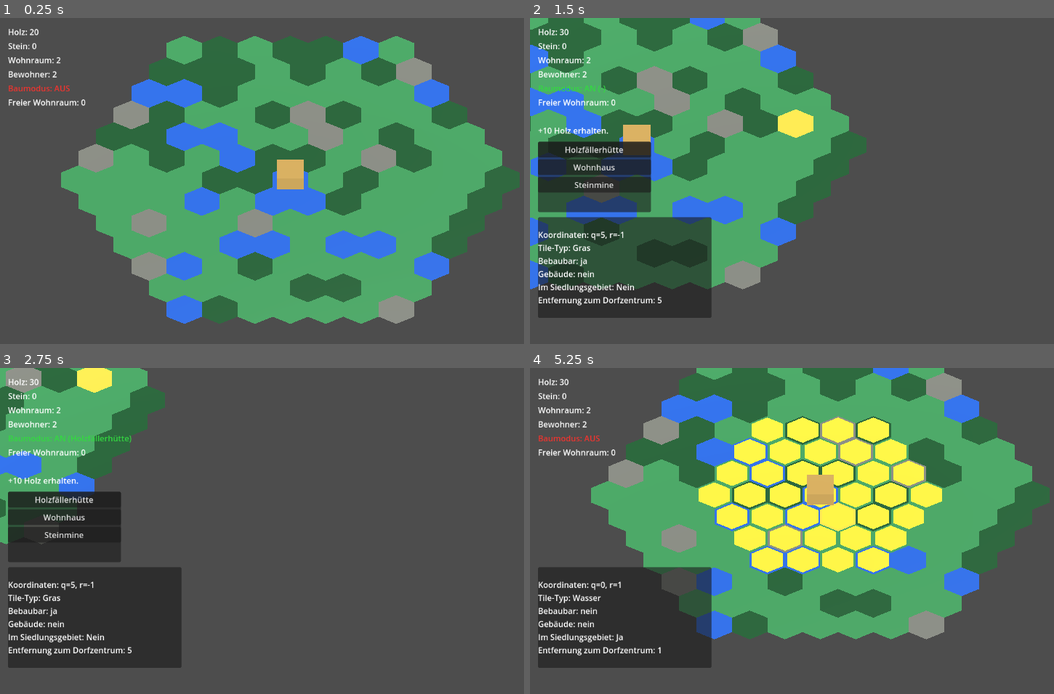
Above: before the commit, frames 1-4 (two rows, left to right).
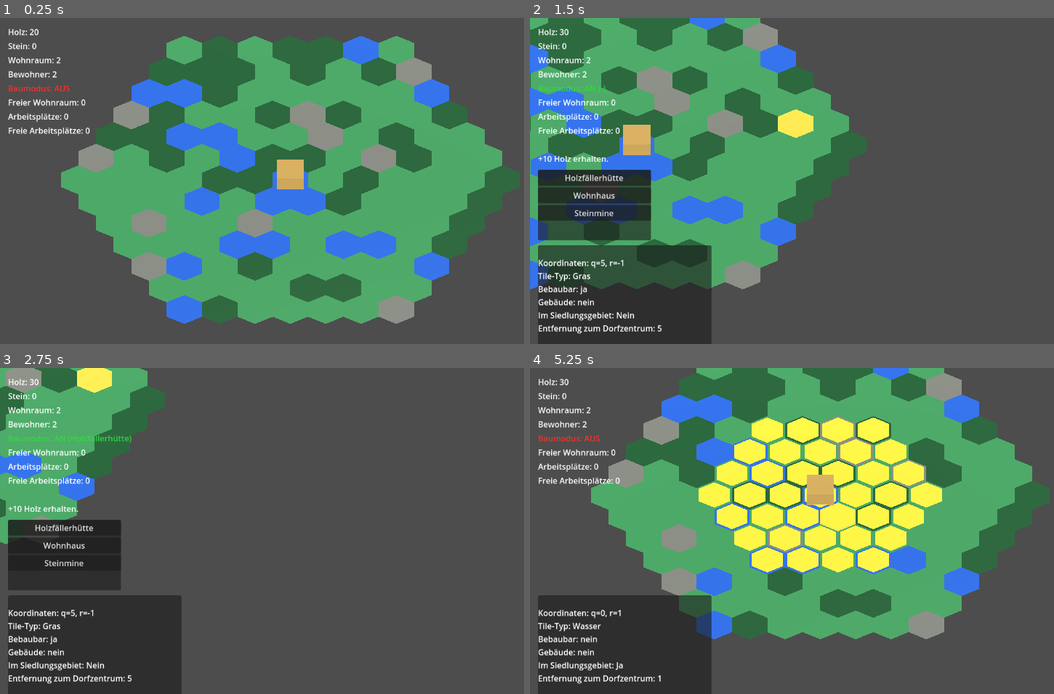
Above: after the commit, the same moments.

Repository: Ranu4922/CodexGame
Game: Godot game, scene res://scenes/Main.tscn
Same seed, same stepped clock (60 frames per second), same inputs: the game is played once before the commit and once after it.
Inputs (mouse positions are in pixels of both pictures, inside the frame that each line leads up to):
- Up to frame 1 (0.25 s): no input
- Up to frame 2 (1.5 s): tap Enter at 0.5 s; move the mouse to (949, 164) at 0.52 s; hold D 0.53-1.28 s; tap B at 0.6 s; click (949, 164) at 0.67 s; move the mouse to (702, 197) at 1.27 s; hold S from 1.28 s (still down); tap R at 1.35 s
- Up to frame 3 (2.75 s): move the mouse to (345, 459) at 2.02 s; release S at 2.03 s; hold D from 2.03 s (still down); tap 1 at 2.1 s
- Up to frame 4 (5.25 s): move the mouse to (792, 596) at 2.77 s; release D at 2.78 s; hold W 2.78-3.53 s; tap one key every 0.75 s from 2.85 s: 2 3 V B; click (792, 596) at 2.92 s; move the mouse to (996, 579) at 3.52 s; hold A 3.53-5.03 s; move the mouse to (645, 482) at 4.27 s; move the mouse to (849, 531) at 5.02 s; hold S from 5.03 s (still down); click (849, 531) at 5.17 s

The runs differ from the first frame. In frame 1, 0.3% of the frame differs, in the area x 1-18%, y 29-37%; in frame 2, 9.5%, in the area x 1-35%, y 29-100%; in frame 3, 8.1%; in frame 4, 6.9%.
Error before the commit: Invalid assignment of property or key 'text' with value of type 'String' on a base object of type 'null instance'. (res://scripts/game_world.gd:173)

Commit message:
Add workplace HUD labels

Diff:
--- a/scenes/GameWorld.tscn
+++ b/scenes/GameWorld.tscn
@@ -67,27 +67,41 @@
 offset_bottom = 188.0
 text = "Freier Wohnraum: 0"
 
-[node name="SelectedBuildingLabel" type="Label" parent="CanvasLayer"]
-visible = false
+[node name="WorkplaceLabel" type="Label" parent="CanvasLayer"]
 offset_left = 16.0
 offset_top = 184.0
 offset_right = 440.0
 offset_bottom = 216.0
+text = "Arbeitsplätze: 0"
+
+[node name="FreeWorkplaceLabel" type="Label" parent="CanvasLayer"]
+offset_left = 16.0
+offset_top = 212.0
+offset_right = 440.0
+offset_bottom = 244.0
+text = "Freie Arbeitsplätze: 0"
+
+[node name="SelectedBuildingLabel" type="Label" parent="CanvasLayer"]
+visible = false
+offset_left = 16.0
+offset_top = 240.0
+offset_right = 440.0
+offset_bottom = 272.0
 text = "Ausgewähltes Gebäude: -"
 
 [node name="MessageLabel" type="Label" parent="CanvasLayer"]
 offset_left = 16.0
-offset_top = 212.0
+offset_top = 268.0
 offset_right = 760.0
-offset_bottom = 244.0
+offset_bottom = 300.0
 text = ""
 
 [node name="BuildMenu" type="PanelContainer" parent="CanvasLayer"]
 visible = false
 offset_left = 16.0
-offset_top = 246.0
+offset_top = 302.0
 offset_right = 240.0
-offset_bottom = 386.0
+offset_bottom = 442.0
 
 [node name="VBoxContainer" type="VBoxContainer" parent="CanvasLayer/BuildMenu"]
 offset_left = 7.0
@@ -110,9 +124,9 @@
 [node name="InfoPanel" type="PanelContainer" parent="CanvasLayer"]
 visible = false
 offset_left = 16.0
-offset_top = 396.0
+offset_top = 452.0
 offset_right = 360.0
-offset_bottom = 596.0
+offset_bottom = 652.0
 
 [node name="InfoLabel" type="Label" parent="CanvasLayer/InfoPanel"]
 offset_left = 7.0
